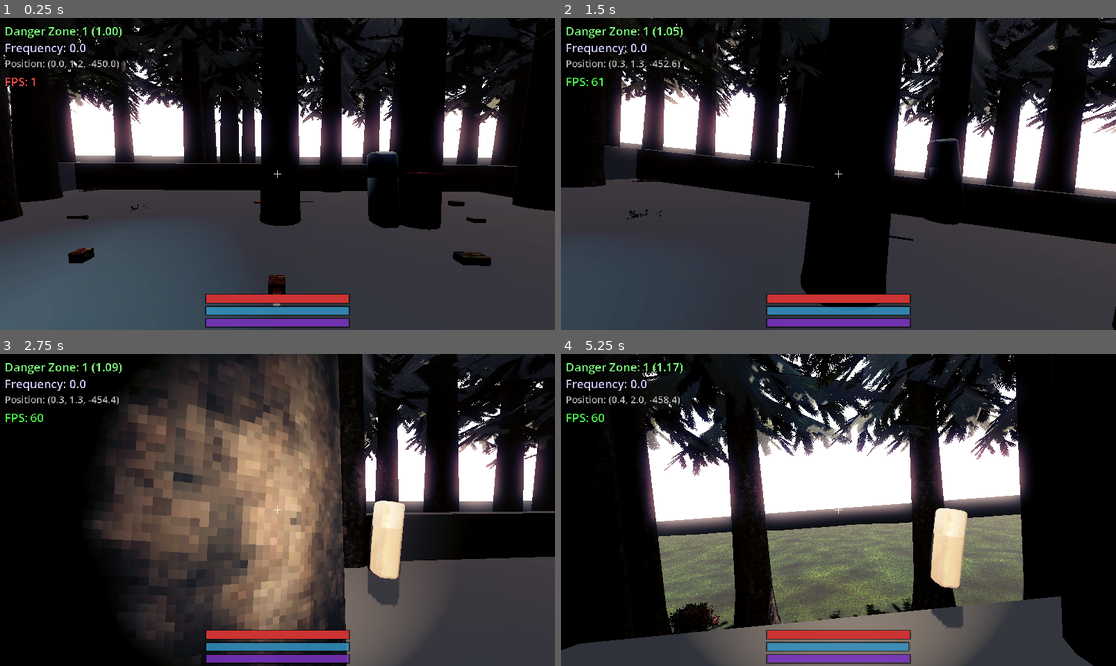
Above: before the commit, frames 1-4 (two rows, left to right).
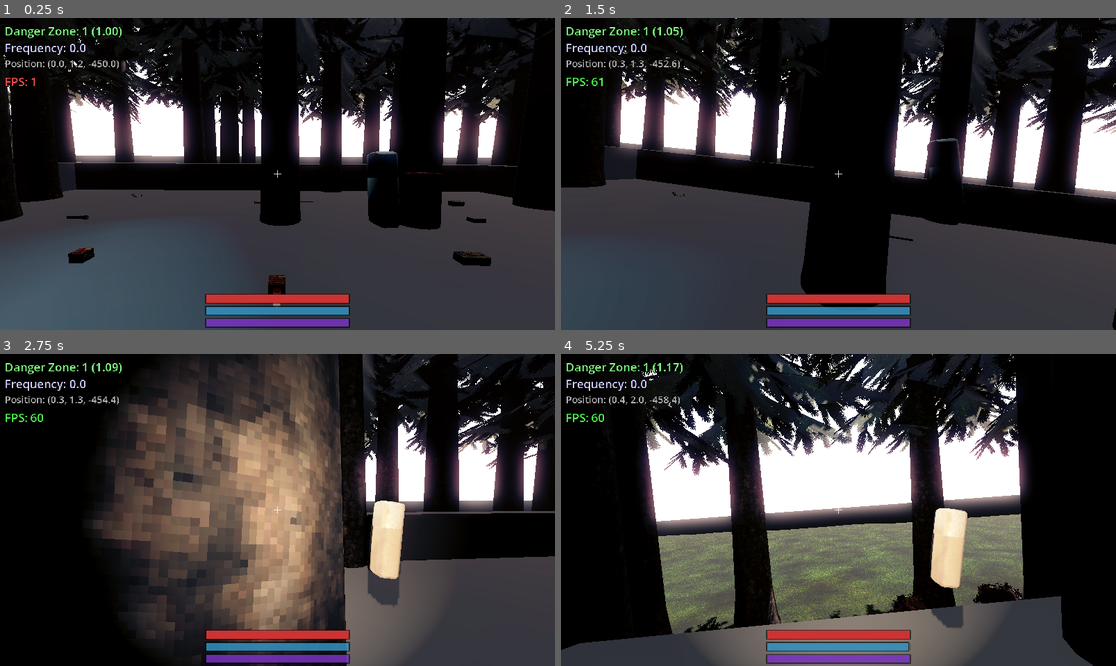
Above: after the commit, the same moments.

Repository: Denvaars/spookydookie
Game: Godot game, scene res://test_level.tscn
Two runs of this game, one before a commit and one after it. Both use one fixed random seed, a clock stepped at 60 frames per second and the inputs below. Sound files missing from this copy of the repository are replaced by a short silence.
Inputs (mouse positions are in pixels of both pictures, inside the frame that each line leads up to):
- Up to frame 1 (0.25 s): no input
- Up to frame 2 (1.5 s): tap Enter (ui_accept) at 0.5, 0.77 s; move the mouse to (866, 174) at 0.52 s; hold Right mouse button (aim) 0.53-1.28 s; hold W (move_forward) from 0.53 s (still down); click (866, 174) at 0.67 s; move the mouse to (810, 174) at 1.27 s; tap Ctrl (crouch) at 1.35 s
- Up to frame 3 (2.75 s): keep holding W (move_forward); tap Enter (ui_accept) at 1.52 s; move the mouse to (288, 503) at 2.02 s; hold F (flashlight) from 2.03 s (still down)
- Up to frame 4 (5.25 s): keep holding W (move_forward); move the mouse to (832, 516) at 2.77 s; release F (flashlight) at 2.78 s; tap E (interact) at 2.85 s; click (832, 516) at 2.92 s; tap Enter (ui_accept) at 3.02, 3.77, 4.52 s; move the mouse to (877, 513) at 3.52 s; press the mouse at (877, 513) at 3.53 s; move the mouse to (794, 506) at 4.27 s; release the mouse at (794, 506) at 4.28 s; tap Shift (sprint) at 4.35 s; move the mouse to (844, 510) at 5.02 s; tap N at 5.1 s; click (844, 510) at 5.17 s

The runs differ from the first frame. In frame 1, less than 0.1% of the frame differs, in the area x 14-27%, y 46-63%; in frame 2, 1.7%; in frame 3, 1.3%; in frame 4, 5.7%, in the area x 0-96%, y 0-100%.

Commit message:
Revert terrain and bush count optimizations
Reverting changes that reduced quality without improving load times:
- Terrain: Back to 60x400 resolution (from 45x350)
- Bushes: Back to 2000 count (from 1200)

These changes did not improve load times and made terrain/bushes
look worse. Will focus on player.gd refactor instead.

Diff:
--- a/BushPlacer.gd
+++ b/BushPlacer.gd
@@ -3,7 +3,7 @@
 
 ## Places bush/fern models throughout the forest.
 
-const BUSH_COUNT: int = 1200
+const BUSH_COUNT: int = 2000
 const PATH_CLEAR_RADIUS: float = 4.0  # Bushes further from path
 const POI_CLEAR_RADIUS: float = 5.0  # Can be near POIs
 const CHUNK_SIZE: float = 100.0
--- a/TerrainGenerator.gd
+++ b/TerrainGenerator.gd
@@ -4,8 +4,8 @@
 ## Procedural terrain using FastNoiseLite.
 ## Builds a long rectangular corridor mesh with analytical normals and trimesh collision.
 
-const RES_W: int = 45          # Vertex columns (X axis) - optimized for load time
-const RES_L: int = 350         # Vertex rows    (Z axis) - optimized for load time
+const RES_W: int = 60          # Vertex columns (X axis) - reduced for performance
+const RES_L: int = 400         # Vertex rows    (Z axis) - reduced for performance
 const HEIGHT_SCALE: float = 5.0
 
 @export var grass_texture_path: String = "res://Grass_20-256x256.png"  # Path to grass texture (e.g. "res://textures/grass.png")
